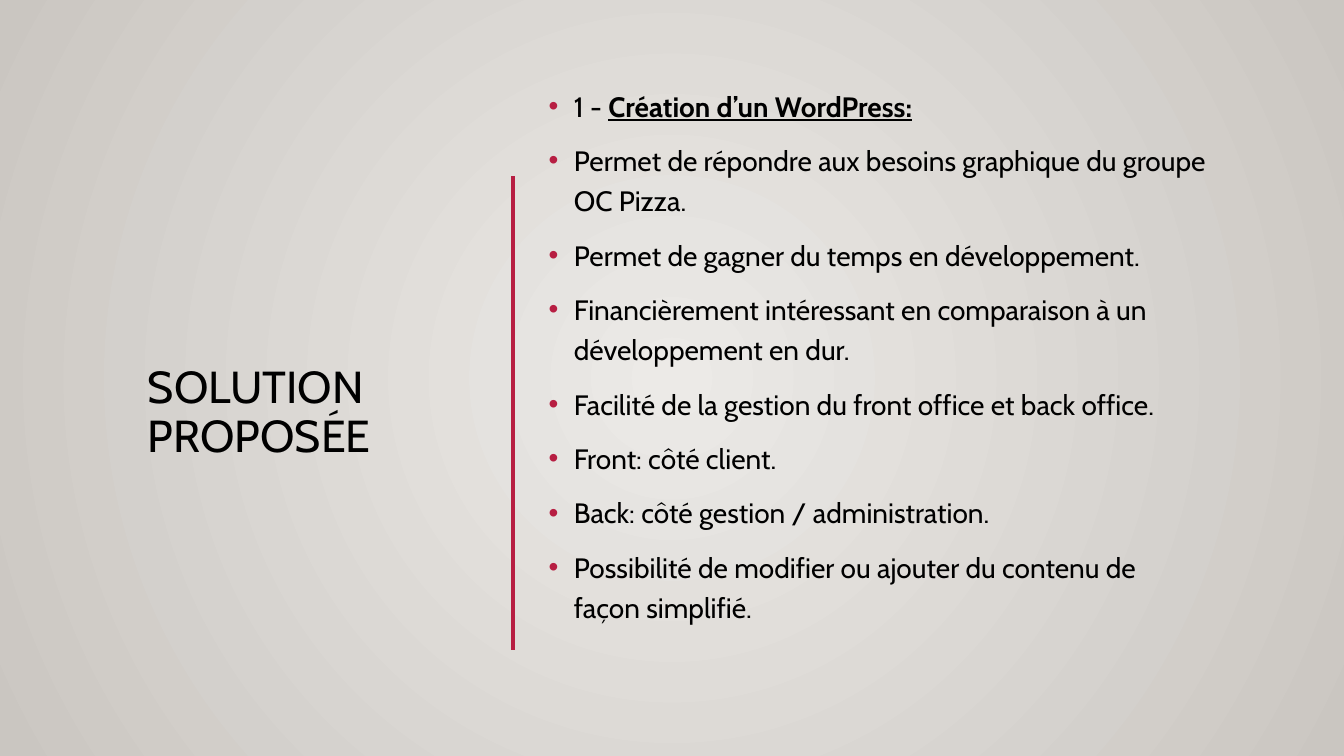
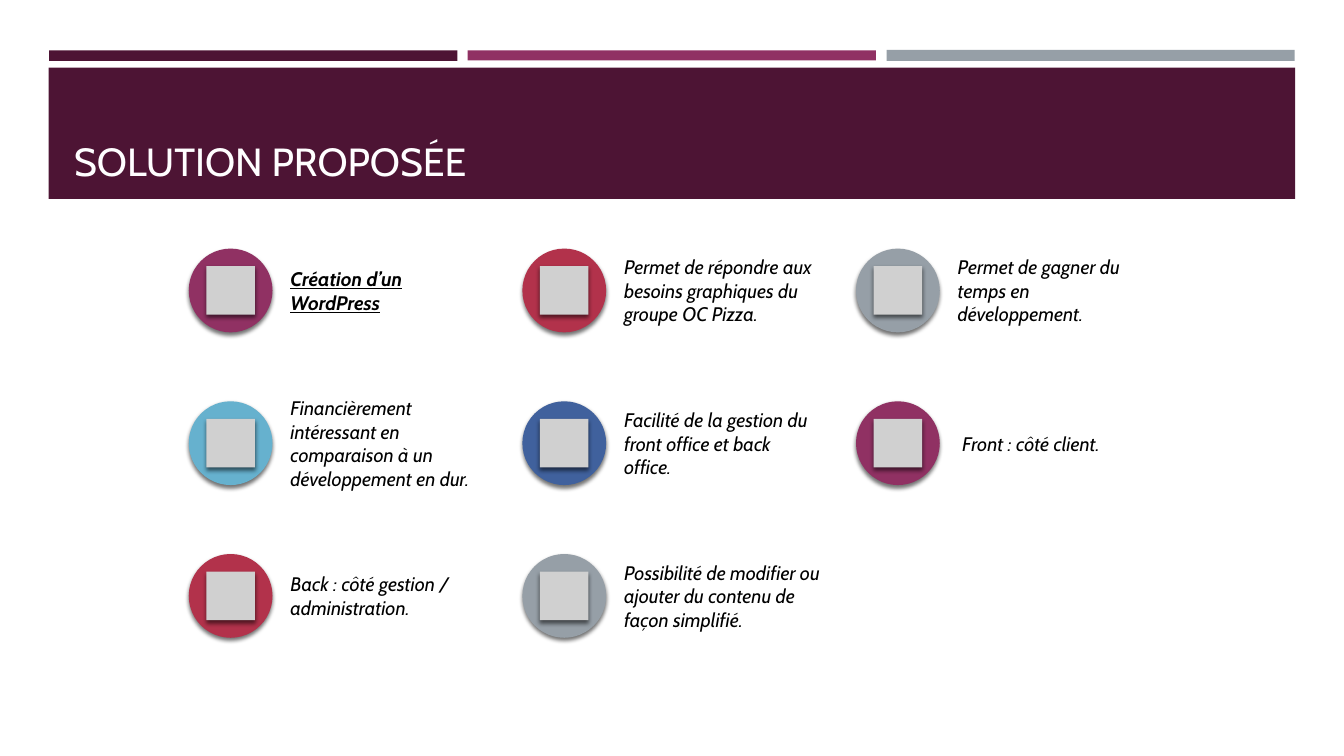
Before and after one commit to Habib-Bah/Projet4, a slide deck: slide 6 of Présentation Pour OC PIZZA.pptx (slide 5 before the commit). Drawn at 1344x756 pixels with LibreOffice and Linux fonts; fonts in the diff are those of the drawing; grey boxes stand for pictures; background and template pictures are left out. Boxes give left, top, right and bottom in pixels: in the first picture for what was removed or moved away, otherwise in the second. Text is boxed around its words. In the diff, an @@ line names an element or a change of style, - is before the commit and + after.

Commit message:
Final Modif

```diff
--- a/Présentation Pour OC PIZZA.pptx
+++ b/Présentation Pour OC PIZZA.pptx
@@ background gradient #ECEAE7 to #CAC7C1 to #FFFFFF @@
@@ rectangle removed at <box>0,0,1344,756</box> @@
@@ rectangle added at <box>49,50,458,60</box>, fill #4D1434 @@
@@ rectangle added at <box>468,50,876,60</box>, fill #903163 @@
@@ rectangle added at <box>886,50,1295,62</box>, fill #969FA7 @@
@@ rectangle added at <box>48,68,1296,199</box>, fill #4D1434 @@
@@ title "SOLUTION PROPOSÉE": place and size @@
-title "SOLUTION PROPOSÉE" at <box>148,371,371,453</box>
+title "SOLUTION PROPOSÉE" at <box>74,142,467,177</box>
@@ title "SOLUTION PROPOSÉE" at <box>74,142,467,177</box>: size 32 to 28 pt, text colour #000000 to #FFFEFF; line spacing 0.9 to 1; vertical alignment middle to bottom @@
@@ text removed at <box>574,96,1206,624</box> @@
-• 1 - Création d’un WordPress:
-• Permet de répondre aux besoins graphique du groupe OC Pizza.
-• Permet de gagner du temps en développement.
-• Financièrement intéressant en comparaison à un développement en dur.
-• Facilité de la gestion du front office et back office.
-• Front: côté client.
-• Back: côté gestion / administration.
-• Possibilité de modifier ou ajouter du contenu de façon simplifié.
@@ line removed from (513, 176) to (513, 650) @@
@@ line removed from (160, 204) to (1220, 204) @@
@@ rectangle removed at <box>0,223,1344,676</box> @@
@@ group added at <box>189,249,1120,638</box>: 8 ellipses, 8 pictures, 8 texts @@
+Création d’un WordPress
+Permet de répondre aux besoins graphiques du groupe OC Pizza.
+Permet de gagner du temps en développement.
+Financièrement intéressant en comparaison à un développement en dur.
+Facilité de la gestion du front office et back office.
+Front : côté client.
+Back : côté gestion / administration.
+Possibilité de modifier ou ajouter du contenu de façon simplifié.
@@ line removed from (0, 676) to (1344, 676) @@
```
Also in this commit, not shown: 1 other slide changed, 7 slides added, 5 slides removed, 16 other files.
